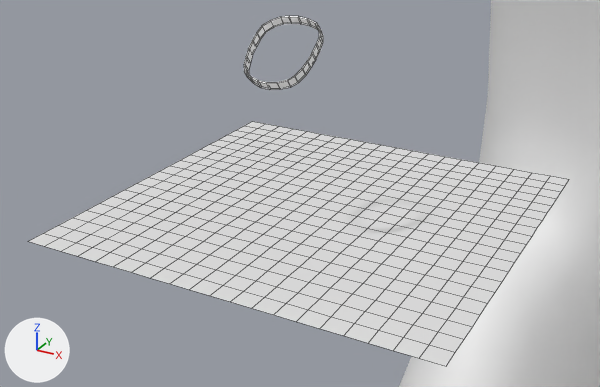
Renders of the FBX model 3D modellen/Hond/Moustache.fbx from each side of a commit.
Both versions are drawn from a 50 mm camera at (12.5, -24.3, 12.5) aimed at (-0.1, -1.3, 1.1). Arrows for +X, +Y and +Z are at lower left; the lights stay in place. Mesh edges are drawn as thin lines on the coarser meshes. Where no turn or scale is listed for an object, it has been applied to the vertices. Vertices at the same position are counted once.

The scene before the commit, as lines of its bpy script (objects in view):
```python
me_mesh = bpy.data.meshes.new('Mesh')
me_mesh.from_pydata(...)  # 441 vertices, 400 faces; spans x -7.27..7.27, y -7.05..7.05, z 0.0
me_mesh_001 = bpy.data.meshes.new('Mesh.001')
me_mesh_001.from_pydata(...)  # 101 vertices, 100 faces; spans x -1.13..1.1, y -1.14..1.05, z -0.9..0.97
me_mesh_001.materials.append(mat_carpet_red)  # white #ffffff
me_mesh_002 = bpy.data.meshes.new('Mesh.002')
me_mesh_002.from_pydata(...)  # 11516 vertices, 11504 faces; spans x -147.0..147.0, y -548.0..398.0, z -500.0..617.0
me_mesh_002.materials.append(mat_mat_3)  # its picture is missing
ob_collar = bpy.data.objects.new('Collar', me_mesh_001)
ob_collar.location = (0.0, -2.62, 6.26)
ob_dog = bpy.data.objects.new('Dog', me_mesh_002)
ob_dog.location = (0.0, 544.22, 28.71)
ob_plane = bpy.data.objects.new('Plane', me_mesh)
ob_plane.location = (0.0, 0.0, 0.0)
```
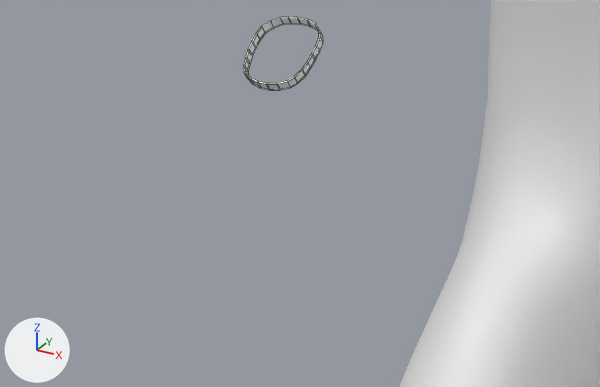
Edits to the bpy script that builds the scene:
```text
Change me_mesh_001:
    where me_mesh_001.from_pydata(...)  # 101 vertices, 100 faces; spans x -1.13..1.1, y -1.14..1.05, z -0.9..0.97
    used by ob_collar; location = (0.0, -2.62, 6.26)
    me_mesh_001 part 1: the whole mesh is moved by (0.0, -0.87, -0.83)
Remove ob_plane:
    ob_plane = bpy.data.objects.new('Plane', me_mesh)
    ob_plane.location = (0.0, 0.0, 0.0)
Change ob_collar:
    ob_collar.location: (0.0, -2.62, 6.26) -> (0.0, -1.76, 7.06)
```

What differs and where, as boxes (x1, y1, x2, y2) in the pictures (600 x 387 px):
'Plane', deleted: before (28, 121, 569, 366)
'Collar', moved: before (244, 16, 323, 90); after (244, 17, 323, 90)
